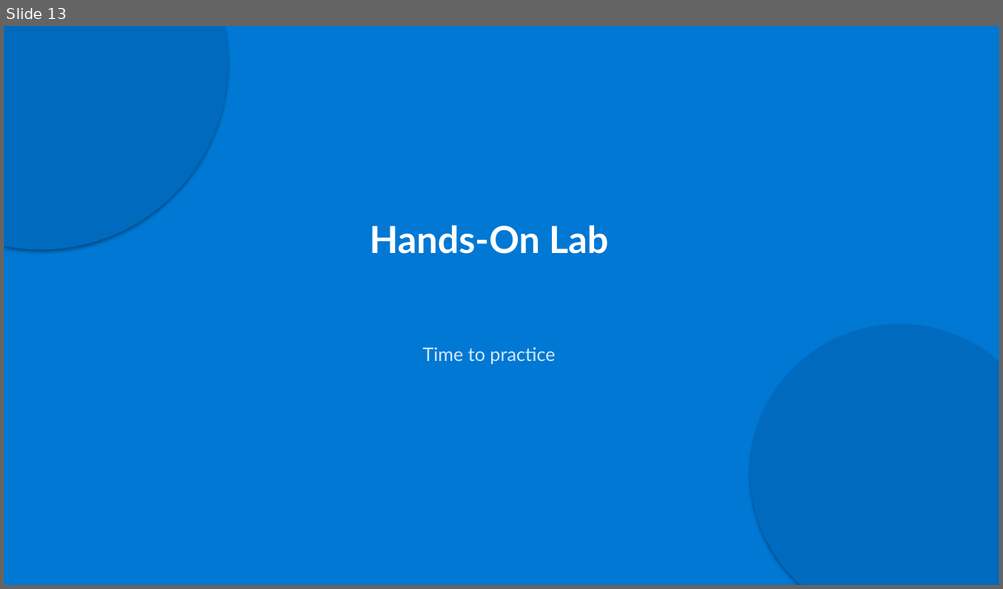
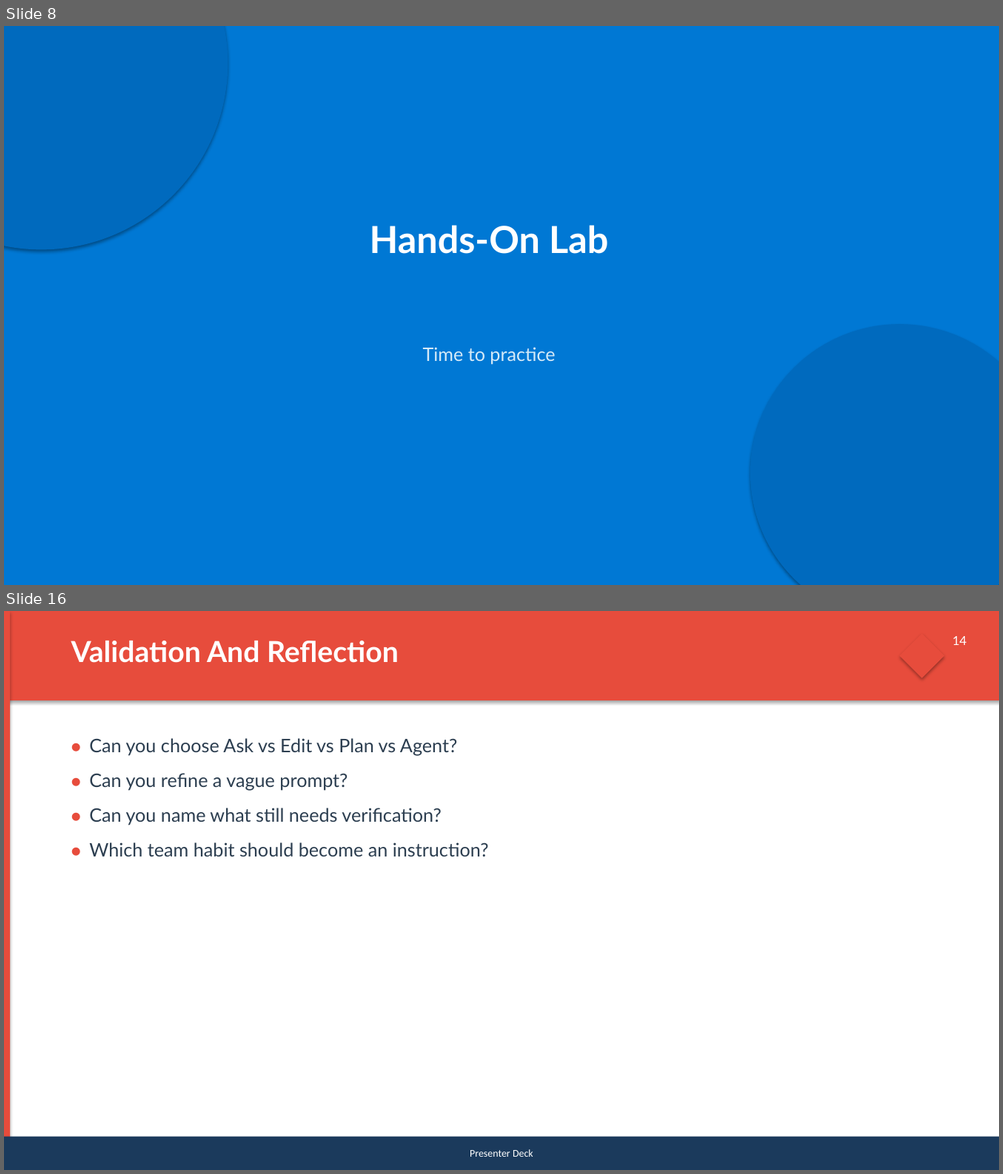
Before and after one commit to reyesry05/AI-Coding-Agent-Training, a slide deck: pptx-output/01-beginner-copilot-agent-best-practices.pptx. Shown one above the other, each under a label of ours: slide 13 before the commit, slides 8 and 16 after it; the slides between them are not shown. The pictures are 1003x589 and 1003x1174 pixels, drawn with LibreOffice and Linux fonts; fonts in the diff are those of the drawing. Boxes give left, top, right and bottom in pixels: in the first picture for what was removed or moved away, otherwise in the second. Text is boxed around its words. In the diff, an @@ line names an element or a change of style, - is before the commit and + after.

```diff
--- a/pptx-output/01-beginner-copilot-agent-best-practices.pptx
+++ b/pptx-output/01-beginner-copilot-agent-best-practices.pptx
@@ slide 16 added at <box>4,611,999,1170</box>, background #FFFFFF @@
@@ rectangle added at <box>4,611,999,701</box>, fill #E74C3C @@
@@ rectangle added at <box>4,611,10,1170</box>, fill #E74C3C @@
@@ text added at <box>71,641,398,663</box>, 28 pt, text #FFFFFF, bold @@
+Validation And Reflection
@@ diamond added at <box>899,633,944,678</box>, fill #E74C3C @@
@@ text added at <box>952,636,966,645</box>, 12 pt, text #FFFFFF @@
+14
@@ text added at <box>89,738,489,857</box>, 18 pt, text #2C3E50 @@
+● Can you choose Ask vs Edit vs Plan vs Agent?
+● Can you refine a vague prompt?
+● Can you name what still needs verification?
+● Which team habit should become an instruction?
@@ rectangle added at <box>4,1137,999,1170</box>, fill #1B3A5C, 10 pt, text #FFFFFF @@
+Presenter Deck
@@ what was slide 13 is now slide 8 @@
```
Also in this commit, not shown: 5 slides changed, 11 other slides added, 13 slides removed, 45 other files.
